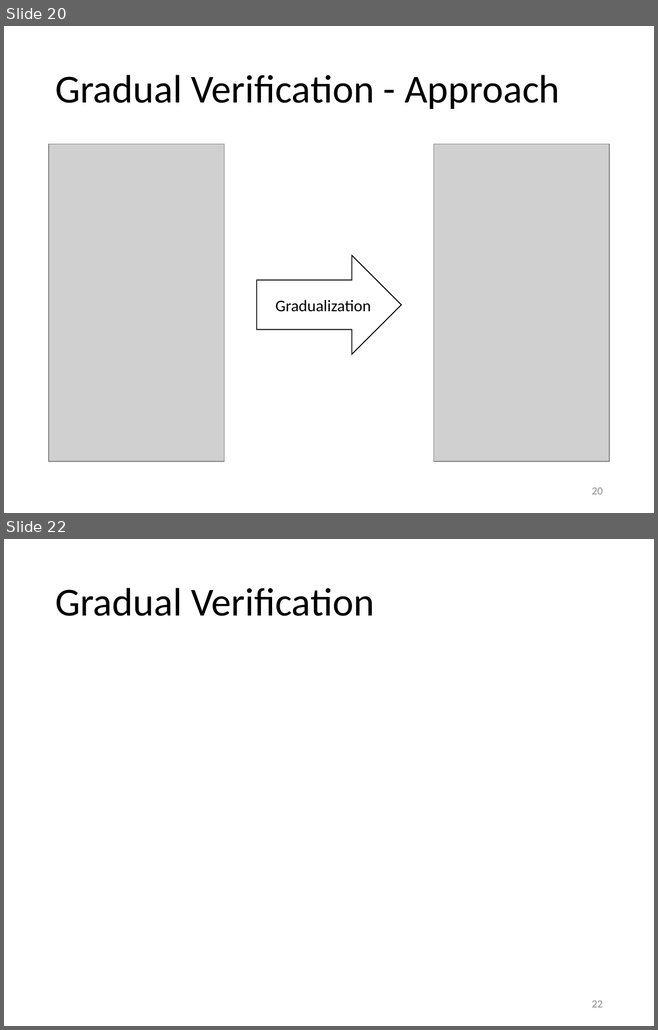
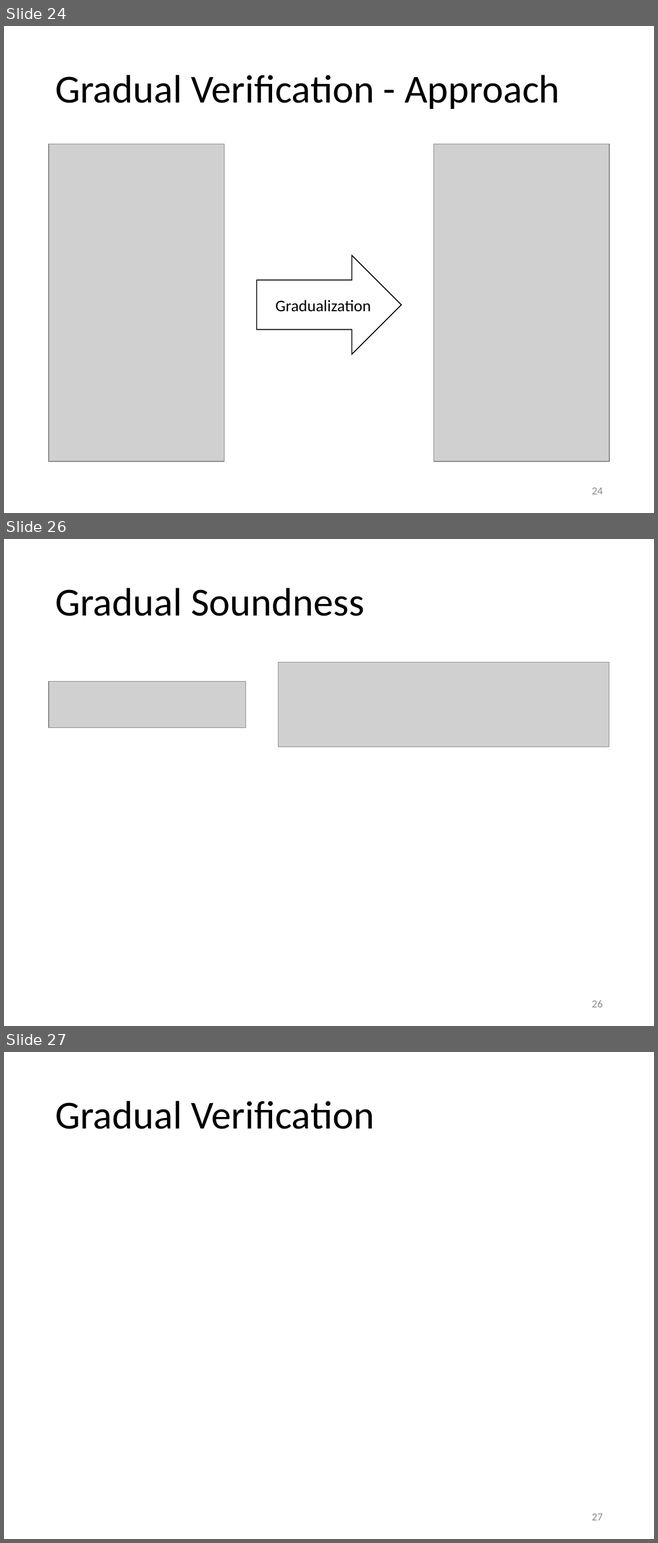
Before and after one commit to olydis/GradVerThesis, a slide deck: presentation/PLunch.pptm. Shown one above the other, each under a label of ours: slides 20 and 22 before the commit, slides 24, 26 and 27 after it; the slides between them are not shown. The pictures are 658x1030 and 658x1543 pixels, drawn with LibreOffice and Linux fonts; fonts in the diff are those of the drawing; grey boxes stand for pictures. Boxes give left, top, right and bottom in pixels: in the first picture for what was removed or moved away, otherwise in the second. Text is boxed around its words. In the diff, an @@ line names an element or a change of style, - is before the commit and + after.

```diff
--- a/presentation/PLunch.pptm
+++ b/presentation/PLunch.pptm
@@ slide 26 added at bbox=[4, 539, 654, 1026], background #FFFFFF @@
@@ title added at bbox=[55, 588, 364, 616], 44 pt, text #000000 @@
+Gradual Soundness
@@ picture added at bbox=[278, 662, 610, 747] @@
@@ picture added at bbox=[49, 681, 246, 728] @@
@@ page number added at bbox=[592, 1000, 603, 1008], 12 pt, text #8C8C8C @@
+26
@@ what was slide 20 is now slide 24 @@
@@ page number at bbox=[592, 488, 603, 495]: text changed @@
-20
+24
@@ what was slide 22 is now slide 27 @@
@@ page number at bbox=[592, 1514, 603, 1521]: text changed @@
-22
+27
```
Also in this commit, not shown: 2 slides changed, 5 other slides added, 1 slide removed, 3 other files.
